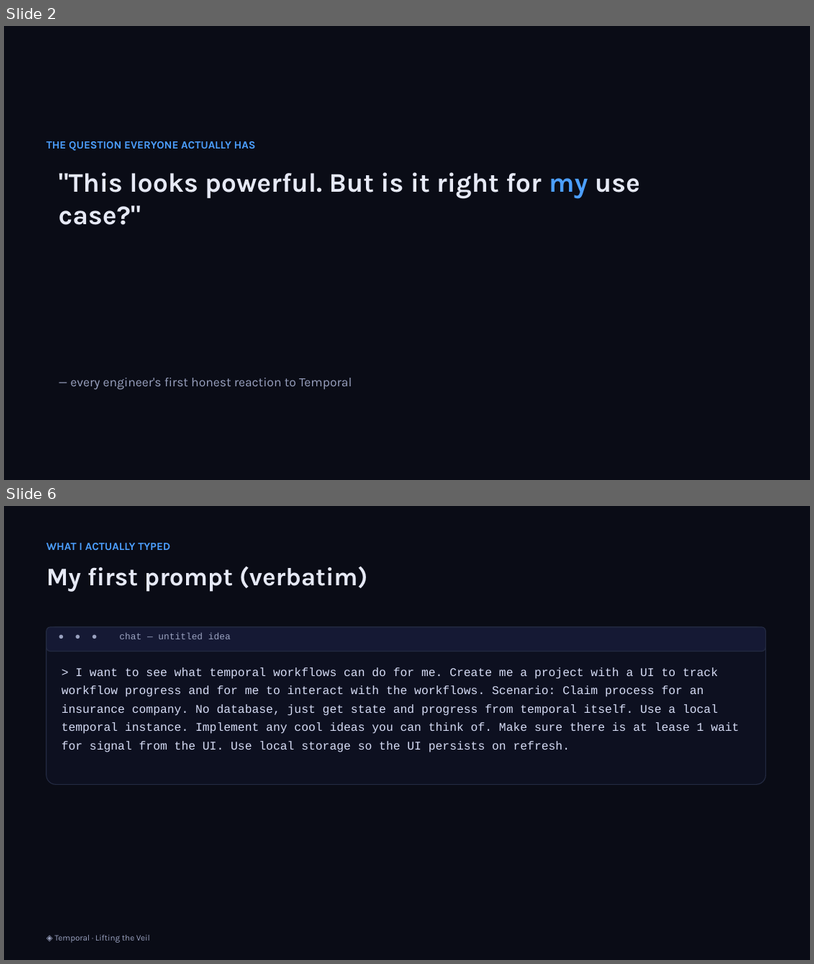
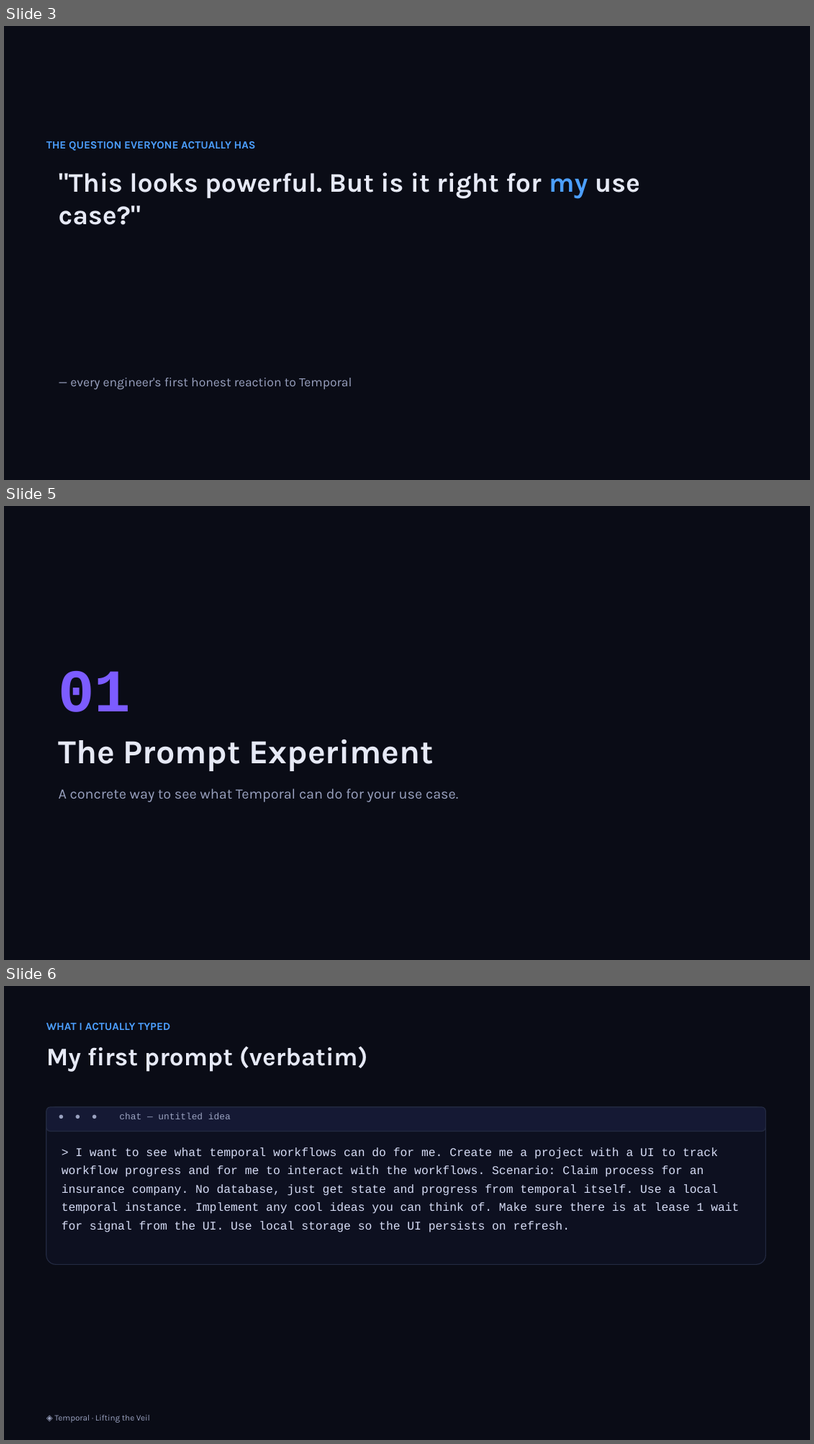
Before and after one commit to simy307/temporal-claims-demo, a slide deck: presentation/Lifting-the-Veil-Temporal-Talk.pptx. Shown one above the other, each under a label of ours: slides 2 and 6 before the commit, slides 3, 5 and 6 after it; the slides between them are not shown. The pictures are 814x964 and 814x1444 pixels, drawn with LibreOffice and Linux fonts; fonts in the diff are those of the drawing. Boxes give left, top, right and bottom in pixels: in the first picture for what was removed or moved away, otherwise in the second. Text is boxed around its words. In the diff, an @@ line names an element or a change of style, - is before the commit and + after.

```diff
--- a/presentation/Lifting-the-Veil-Temporal-Talk.pptx
+++ b/presentation/Lifting-the-Veil-Temporal-Talk.pptx
@@ slide 5 added at bbox=[4, 506, 810, 960], background #FFFFFF @@
@@ rectangle added at bbox=[4, 506, 810, 960], fill #0A0C16 @@
@@ text added at bbox=[59, 671, 131, 712], 72 pt, text #7C5CFF, bold @@
+01
@@ text added at bbox=[59, 739, 433, 771], 40 pt, text #E6E9F5, bold @@
+The Prompt Experiment
@@ text added at bbox=[59, 788, 458, 802], 17 pt, text #9AA2C0 @@
+A concrete way to see what Temporal can do for your use case.
@@ what was slide 2 is now slide 3 @@
```
Also in this commit, not shown: 1 slide changed, 1 other slide added, 1 slide removed, 3 other files.
